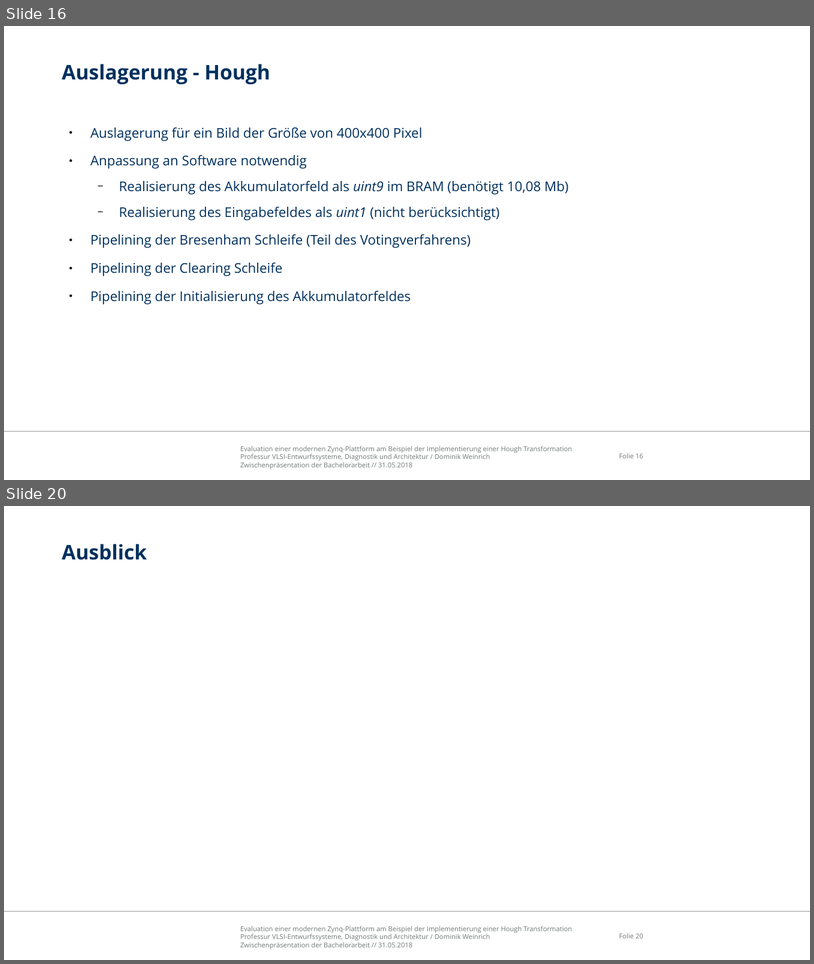
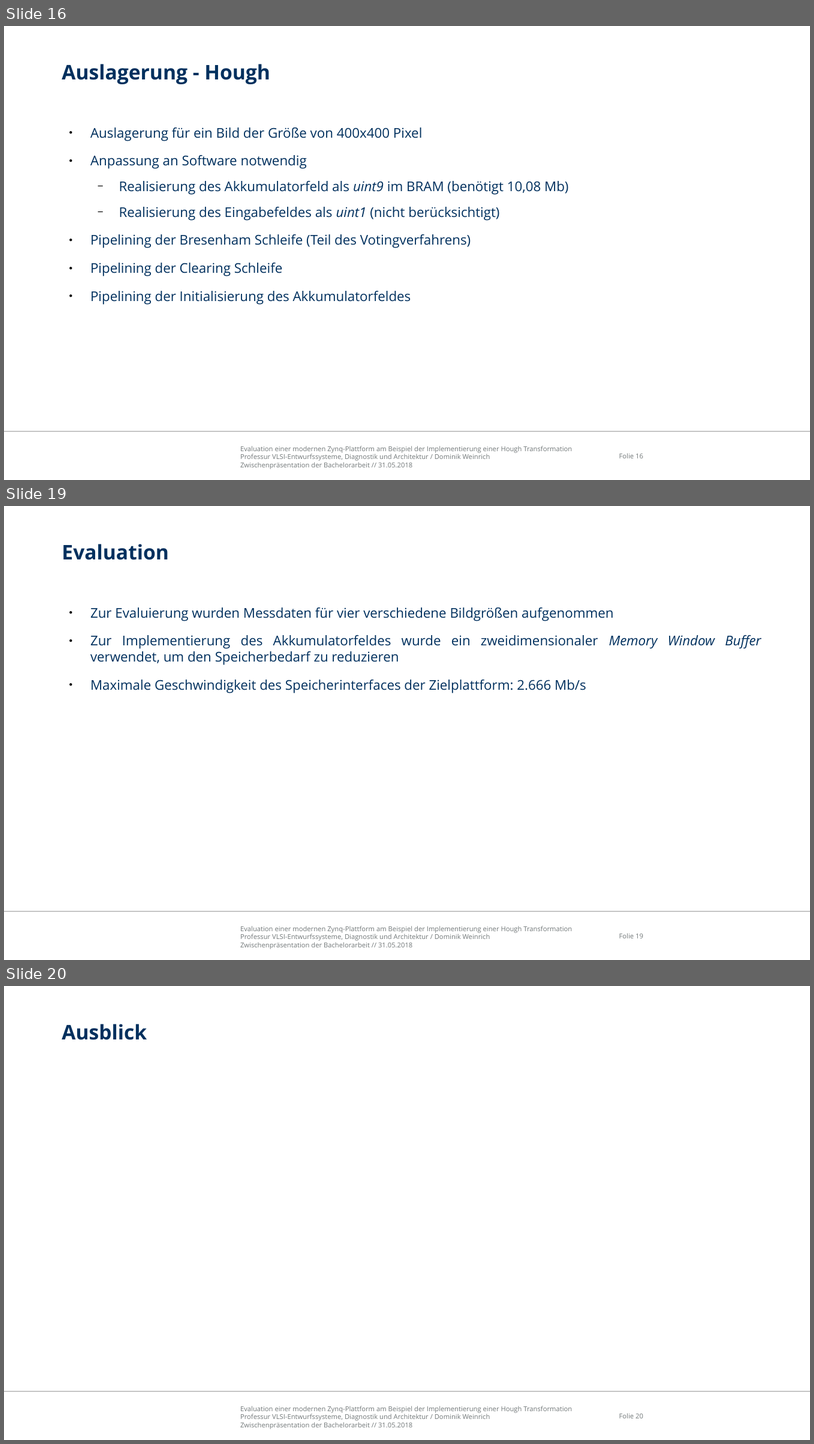
Before and after one commit to freeDom-/hough, a slide deck: Verteidigung/Verteidigung.odp. Shown one above the other, each under a label of ours: slides 16 and 20 before the commit, slides 16, 19 and 20 after it; the slides between them are not shown. The pictures are 814x964 and 814x1444 pixels, drawn with LibreOffice and Linux fonts; fonts in the diff are those of the drawing; background and template pictures are left out. Boxes give left, top, right and bottom in pixels: in the first picture for what was removed or moved away, otherwise in the second. Text is boxed around its words. In the diff, an @@ line names an element or a change of style, - is before the commit and + after.

```diff
--- a/Verteidigung/Verteidigung.odp
+++ b/Verteidigung/Verteidigung.odp
@@ slide 19 added at (4,506,810,960), background #FFFFFF; not listed: 3 template elements that a slide beside it also shows @@
@@ title added at (62,544,169,560), 24 pt, text #00305E, bold @@
+Evaluation
@@ text added at (90,607,761,693), 16 pt, text #00305E @@
+● Zur Evaluierung wurden Messdaten für vier verschiedene Bildgrößen aufgenommen
+● Zur Implementierung des Akkumulatorfeldes wurde ein zweidimensionaler Memory Window Buffer verwendet, um den Speicherbedarf zu reduzieren
+● Maximale Geschwindigkeit des Speicherinterfaces der Zielplattform: 2.666 Mb/s
```
Also in this commit, not shown: 3 slides changed, 1 other slide added, 2 slides removed.
